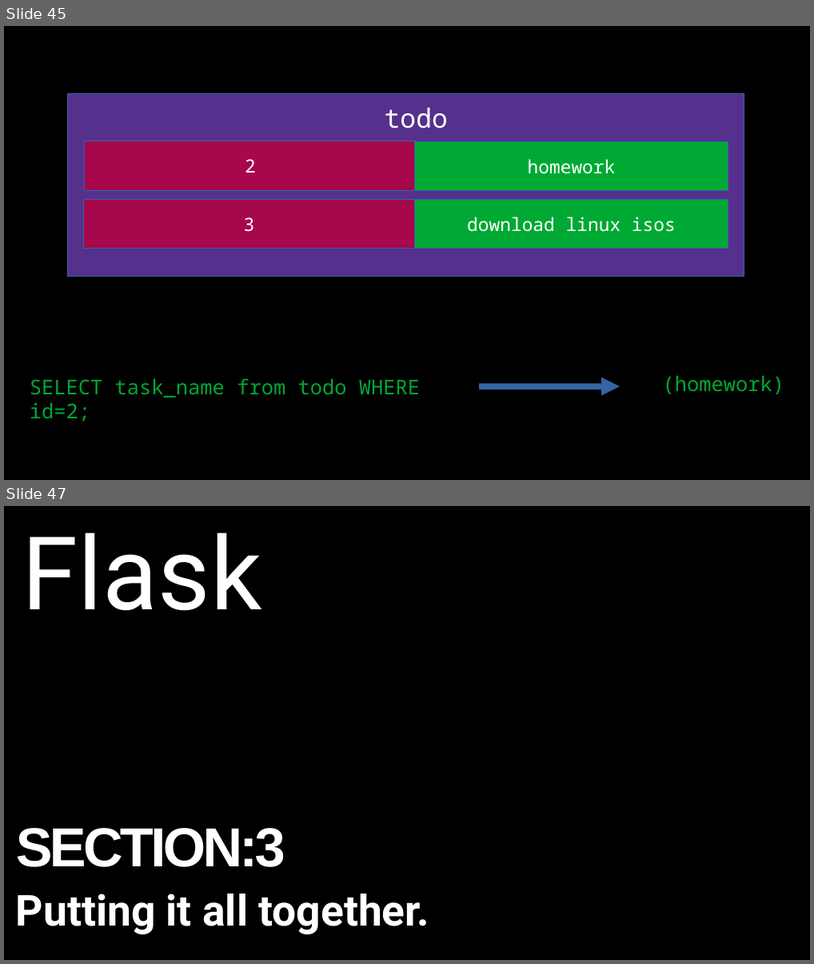
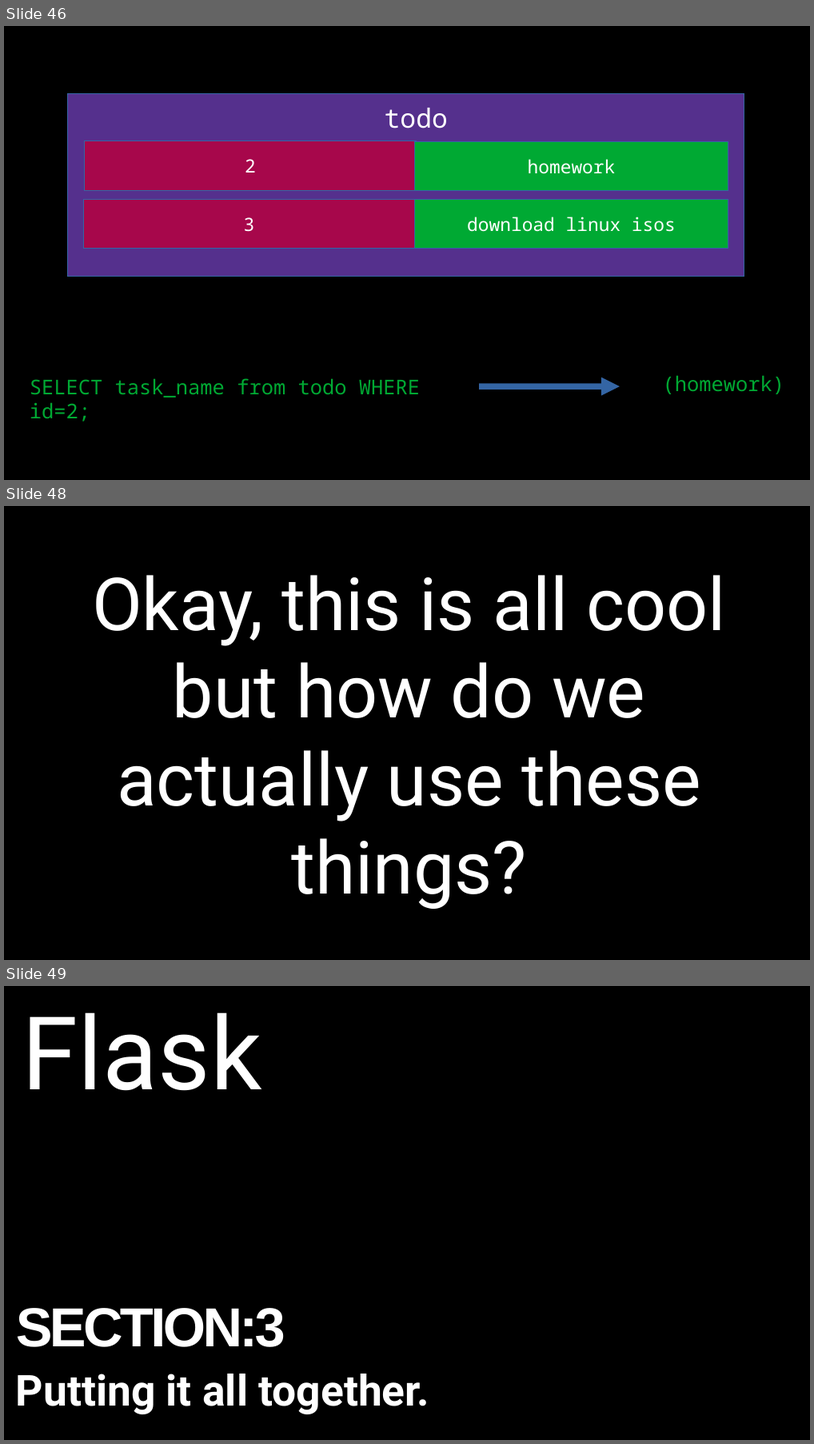
Before and after one commit to alexacallmebaka/htmlflasksql, a slide deck: slides/deck.odp. Shown one above the other, each under a label of ours: slides 45 and 47 before the commit, slides 46, 48 and 49 after it; the slides between them are not shown. The pictures are 814x964 and 814x1444 pixels, drawn with LibreOffice and Linux fonts; fonts in the diff are those of the drawing. Boxes give left, top, right and bottom in pixels: in the first picture for what was removed or moved away, otherwise in the second. Text is boxed around its words. In the diff, an @@ line names an element or a change of style, - is before the commit and + after.

```diff
--- a/slides/deck.odp
+++ b/slides/deck.odp
@@ slide 48 added at bbox=[4, 506, 810, 960], background #000000 @@
@@ title added at bbox=[92, 575, 726, 908], 72 pt, text #FFFFFF @@
+Okay, this is all cool but how do we actually use these things?
@@ what was slide 45 is now slide 46 @@
@@ what was slide 47 is now slide 49 @@
```
Also in this commit, not shown: 3 slides changed, 13 other slides added, 2 slides removed.
